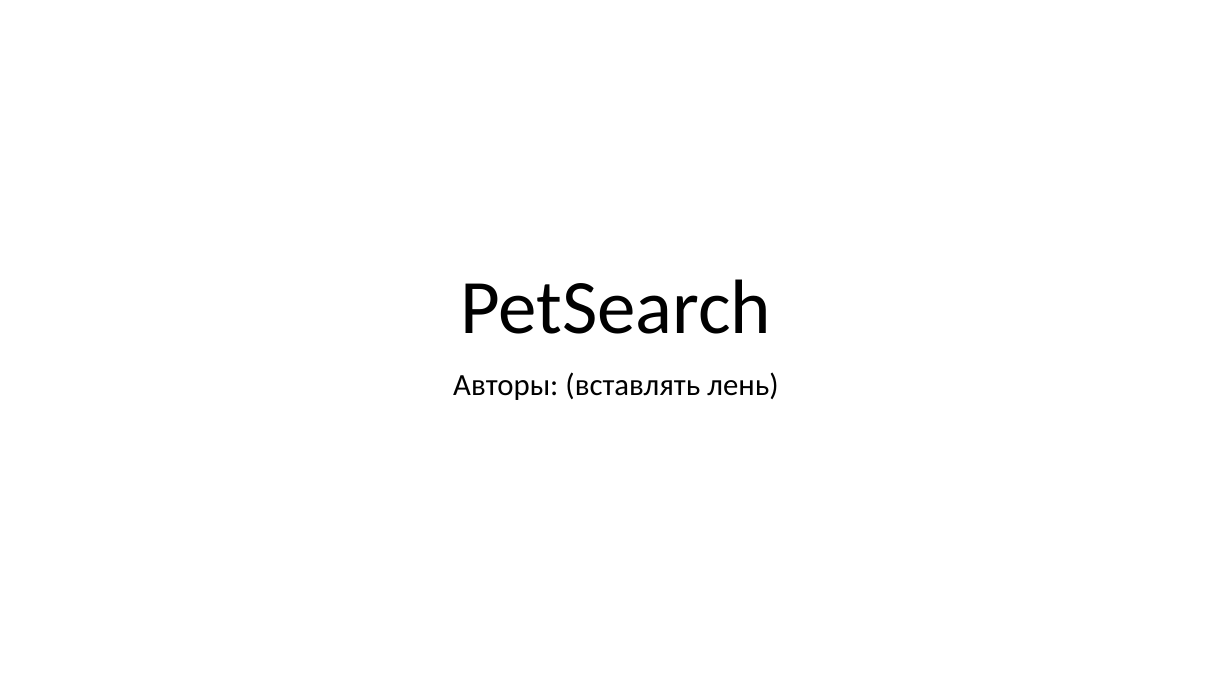
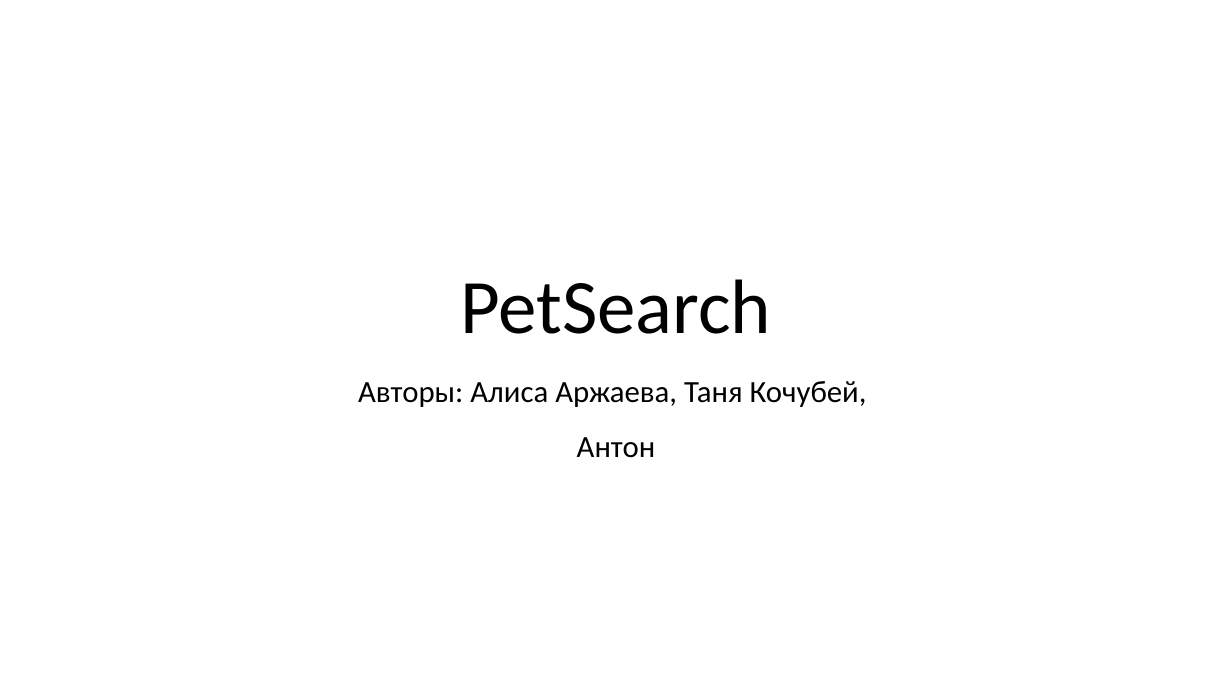
Before and after one commit to waire-p/PetS, a slide deck: slide 1 of Docs/PetSearch(WEB).pptx. Drawn at 1232x693 pixels with LibreOffice and Linux fonts; fonts in the diff are those of the drawing. Boxes give left, top, right and bottom in pixels: in the first picture for what was removed or moved away, otherwise in the second. Text is boxed around its words. In the diff, an @@ line names an element or a change of style, - is before the commit and + after.

```diff
--- a/Docs/PetSearch(WEB).pptx
+++ b/Docs/PetSearch(WEB).pptx
@@ subtitle at <box>358,381,867,458</box>: text changed @@
-Авторы: (вставлять лень)
+Авторы: Алиса Аржаева, Таня Кочубей,
+Антон
```
Also in this commit, not shown: 5 other files.
